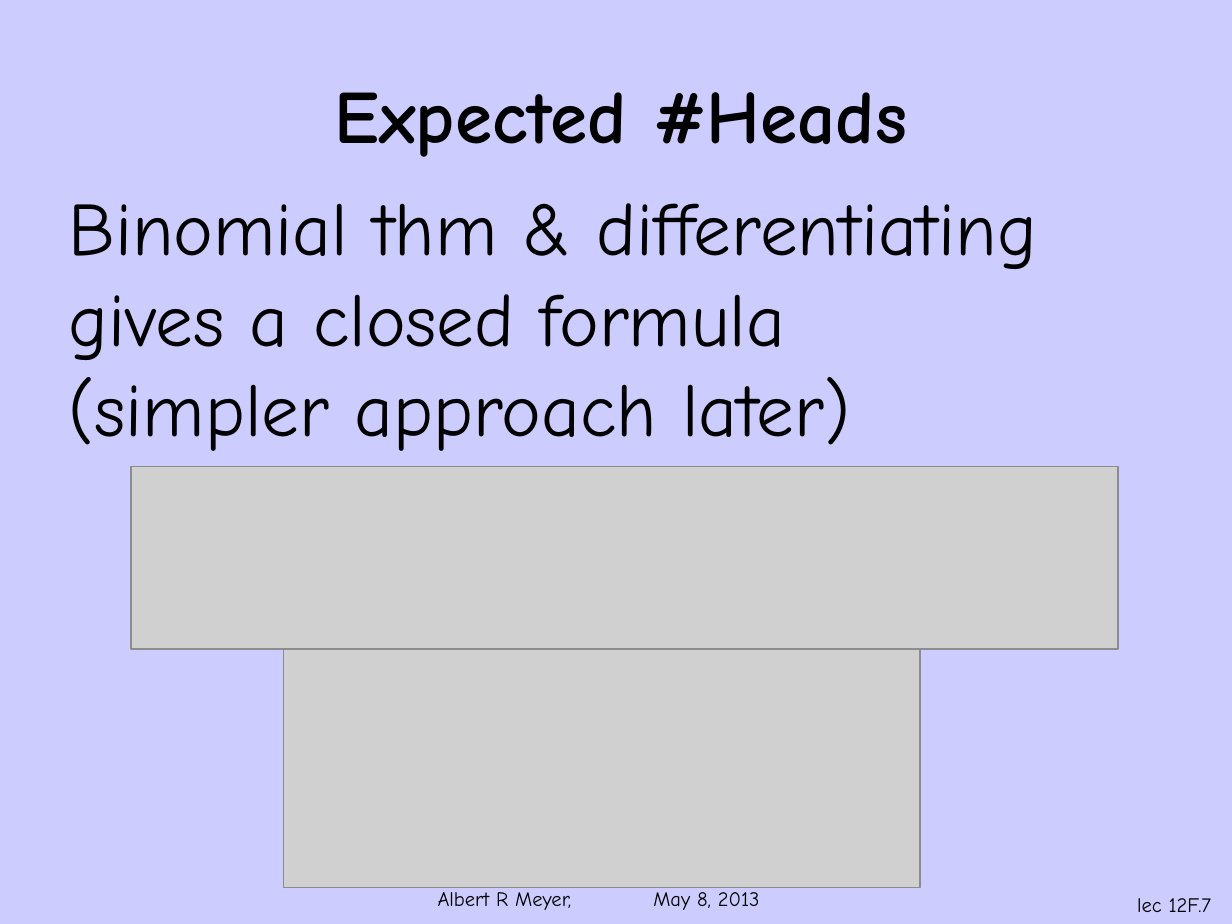
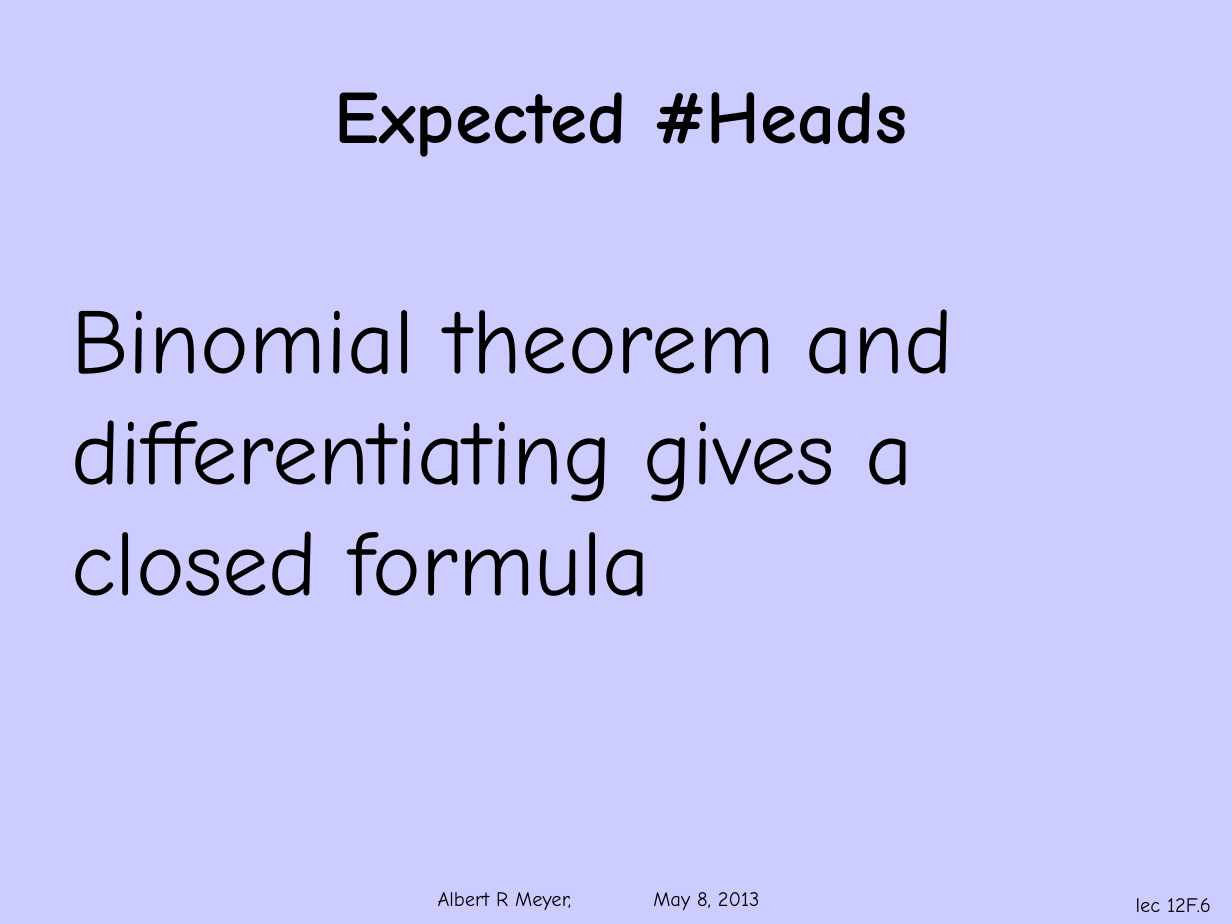
Before and after one commit to armeyer/mcs_web, a slide deck: slide 6 of spring13/slides13/ranvar-expect-heads.pptx (slide 7 before the commit). Drawn at 1232x924 pixels with LibreOffice and Linux fonts; fonts in the diff are those of the drawing; grey boxes stand for pictures; background and template pictures are left out. Boxes give left, top, right and bottom in pixels: in the first picture for what was removed or moved away, otherwise in the second. Text is boxed around its words. In the diff, an @@ line names an element or a change of style, - is before the commit and + after.

Commit message:
add ranvar-expect-total.pptx, edit all the expectation slides

```diff
--- a/spring13/slides13/ranvar-expect-heads.pptx
+++ b/spring13/slides13/ranvar-expect-heads.pptx
@@ text at (71, 309, 953, 597): text changed; size 44 to 54 pt @@
-Binomial thm & differentiating
-gives a closed formula
-(simpler approach later)
+Binomial theorem and differentiating gives a closed formula
@@ picture removed at (131, 467, 1117, 649) @@
@@ picture removed at (283, 634, 920, 888) @@
@@ page number at (1136, 898, 1211, 912): text changed @@
-lec 12F.7
+lec 12F.6
```
Also in this commit, not shown: 9 other slides changed, 2 slides added, 2 slides removed, 4 other files.
